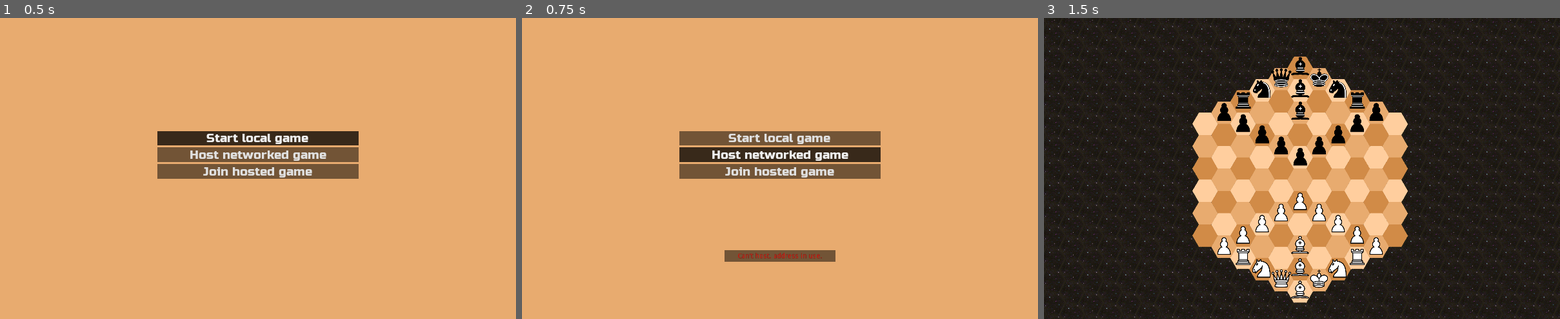
Above: before the commit, frames 1-3 (left to right).
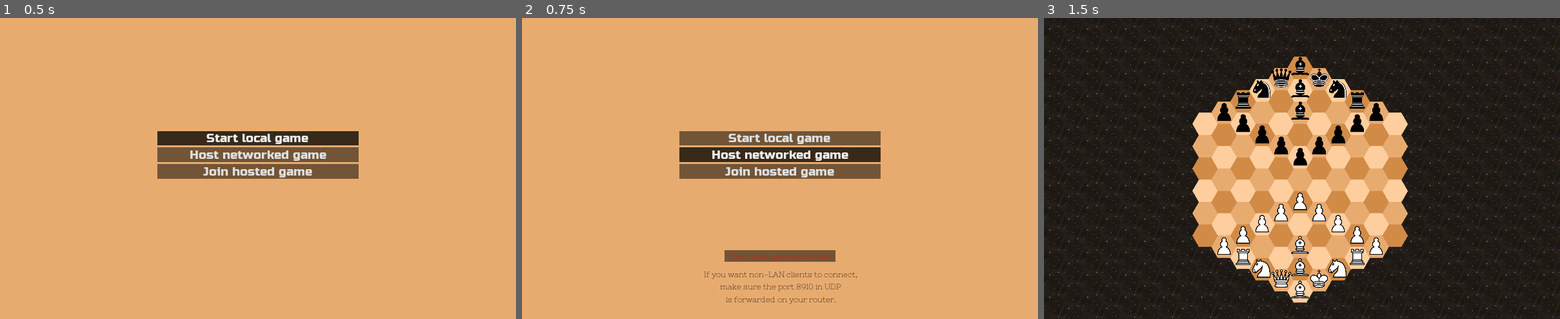
Above: after the commit, the same moments.

Repository: esbudylin/HexChess
Game: Godot game, scene res://menu.tscn
The game is run twice, just before and just after one commit, with the same random seed, the same clock (stepped at 60 frames per second) and the same inputs.
Inputs:
- Up to frame 1 (0.5 s): no input
- Up to frame 2 (0.75 s): click "Host networked game" at 0.5 s
- Up to frame 3 (1.5 s): click "Start local game" at 1.25 s

Frame 1 is identical in both runs. In frame 2, 0.6% of the frame differs, in the area x 35-65%, y 77-96%; in frame 3, nothing differs.

Commit message:
multiplayer funcs

Diff:
--- a/map.tscn
+++ b/map.tscn
@@ -187,10 +187,10 @@
 anchor_top = 0.5
 anchor_right = 0.5
 anchor_bottom = 0.5
-margin_left = -144.0
-margin_top = -35.0
-margin_right = 145.0
-margin_bottom = 27.0
+margin_left = -144.5
+margin_top = -31.0
+margin_right = 144.5
+margin_bottom = 31.0
 size_flags_horizontal = 2
 size_flags_vertical = 2
 custom_styles/panel = ExtResource( 18 )
@@ -383,3 +383,7 @@
 
 [connection signal="pressed" from="HUD/EndGame/TryAgain" to="." method="_on_TryAgain_pressed"]
 [connection signal="pressed" from="HUD/EndGame/Exit" to="." method="_on_Exit_pressed"]
+[connection signal="pressed" from="HUD/DrawOffer/Accept" to="." method="_on_Accept_pressed"]
+[connection signal="pressed" from="HUD/DrawOffer/Decline" to="." method="_on_Decline_pressed"]
+[connection signal="pressed" from="HUD/MenuBox/Draw" to="." method="_on_Draw_pressed"]
+[connection signal="pressed" from="HUD/MenuBox/Surrender" to="." method="_on_Surrender_pressed"]
--- a/menu.tscn
+++ b/menu.tscn
@@ -1,13 +1,29 @@
-[gd_scene load_steps=6 format=2]
+[gd_scene load_steps=12 format=2]
 
 [ext_resource path="res://scr/Menu.gd" type="Script" id=1]
 [ext_resource path="res://fonts/Russo_One.ttf" type="DynamicFontData" id=2]
 [ext_resource path="res://menu_buttons.tres" type="StyleBox" id=3]
 [ext_resource path="res://scr/Lobby.gd" type="Script" id=4]
+[ext_resource path="res://fonts/NixieOne.ttf" type="DynamicFontData" id=5]
 
 [sub_resource type="DynamicFont" id=1]
 size = 25
 font_data = ExtResource( 2 )
+
+[sub_resource type="DynamicFont" id=5]
+font_data = ExtResource( 5 )
+
+[sub_resource type="DynamicFont" id=6]
+font_data = ExtResource( 5 )
+
+[sub_resource type="DynamicFont" id=2]
+font_data = ExtResource( 5 )
+
+[sub_resource type="DynamicFont" id=3]
+font_data = ExtResource( 5 )
+
+[sub_resource type="DynamicFont" id=4]
+font_data = ExtResource( 5 )
 
 [node name="Control" type="Control"]
 anchor_top = 0.5
@@ -19,9 +35,9 @@
 
 [node name="ColorRect" type="ColorRect" parent="."]
 margin_left = -4.0
-margin_top = -3.0
+margin_top = -4.0
 margin_right = 1120.0
-margin_bottom = 621.0
+margin_bottom = 620.0
 color = Color( 0.909804, 0.670588, 0.435294, 1 )
 
 [node name="VBoxContainer" type="VBoxContainer" parent="."]
@@ -86,20 +102,22 @@
 
 [node name="AddressLabel" type="Label" parent="LobbyPanel"]
 margin_left = 10.0
-margin_top = 10.0
-margin_right = 62.0
+margin_top = 5.0
+margin_right = 160.0
 margin_bottom = 24.0
 size_flags_horizontal = 2
 size_flags_vertical = 0
+custom_fonts/font = SubResource( 5 )
 text = "Enter host address"
 
 [node name="Address" type="LineEdit" parent="LobbyPanel"]
 margin_left = 10.0
-margin_top = 30.0
+margin_top = 27.0
 margin_right = 210.0
-margin_bottom = 54.0
+margin_bottom = 56.0
 size_flags_horizontal = 2
 size_flags_vertical = 2
+custom_fonts/font = SubResource( 6 )
 text = "127.0.0.1"
 
 [node name="OkButton" type="Button" parent="LobbyPanel"]
@@ -108,9 +126,13 @@
 anchor_right = 1.0
 anchor_bottom = 0.5
 margin_left = -40.0
-margin_top = 16.0
+margin_top = 18.0
 margin_right = -9.0
-margin_bottom = 36.0
+margin_bottom = 38.0
+custom_styles/hover = ExtResource( 3 )
+custom_styles/pressed = ExtResource( 3 )
+custom_styles/focus = ExtResource( 3 )
+custom_styles/normal = ExtResource( 3 )
 text = "Ok"
 
 [node name="TextPanel" type="Panel" parent="."]
@@ -133,12 +155,13 @@
 anchor_right = 0.5
 anchor_bottom = 0.5
 margin_left = -100.0
-margin_top = -7.0
+margin_top = -9.5
 margin_right = 100.0
-margin_bottom = 7.0
+margin_bottom = 9.5
 size_flags_horizontal = 2
 size_flags_vertical = 0
 custom_colors/font_color = Color( 0, 1, 0.015625, 1 )
+custom_fonts/font = SubResource( 2 )
 align = 1
 
 [node name="StatusFail" type="Label" parent="TextPanel"]
@@ -147,13 +170,35 @@
 anchor_right = 0.5
 anchor_bottom = 0.5
 margin_left = -100.0
-margin_top = -7.0
+margin_top = -9.5
 margin_right = 100.0
-margin_bottom = 7.0
+margin_bottom = 9.5
 size_flags_horizontal = 2
 size_flags_vertical = 0
 custom_colors/font_color = Color( 1, 0, 0, 1 )
+custom_fonts/font = SubResource( 3 )
 align = 1
+
+[node name="PortForward" type="Label" parent="."]
+visible = false
+anchor_left = 0.5
+anchor_top = 1.0
+anchor_right = 0.5
+anchor_bottom = 1.0
+margin_left = -157.5
+margin_top = -99.0
+margin_right = 157.5
+margin_bottom = -30.0
+custom_colors/font_color = Color( 0, 0, 0, 1 )
+custom_constants/line_spacing = 6
+custom_fonts/font = SubResource( 4 )
+text = "If you want non-LAN clients to connect,
+make sure the port 8910 in UDP
+is forwarded on your router."
+align = 1
+__meta__ = {
+"_edit_use_anchors_": false
+}
 
 [connection signal="pressed" from="VBoxContainer/Local" to="." method="_on_Local_pressed"]
 [connection signal="pressed" from="VBoxContainer/Host" to="LobbyPanel" method="_on_Host_pressed"]
--- a/scr/Lobby.gd
+++ b/scr/Lobby.gd
@@ -7,6 +7,7 @@
 var rng = RandomNumberGenerator.new()
 
 onready var address = $Address
+onready var port_forward_label = get_node('/root/Control/PortForward')
 
 onready var status_ok = get_node('/root/Control/TextPanel/StatusOk')
 onready var status_fail = get_node('/root/Control/TextPanel/StatusFail')
@@ -69,6 +70,7 @@
 
 func _on_Host_pressed():
 	text_panel.visible = true
+	port_forward_label.visible = true
 
 	peer = NetworkedMultiplayerENet.new()
 	get_node('/root/PlayersData').peer = peer
--- a/scr/World.gd
+++ b/scr/World.gd
@@ -9,11 +9,9 @@
 var active_piece
 var active_piece_path
 
-var timer = Timer.new()
 onready var peer = get_node('/root/PlayersData').peer
 
 func _ready():
-	$TileMap.place_pieces ()
 	$TileMap.visible = true
 
 	$Camera2D.camera_following($TileMap)
@@ -23,10 +21,26 @@
 
 	get_player_colors()
 	multiplayer_configs ()
-	initial_anouncment ()
-
-	get_tree().connect("network_peer_disconnected", self, "_player_disconnected") #не работает
-	get_tree().connect("server_disconnected", self, "end_game") #работает
+	announcement ('you will play as ' + player_colors[0])
+
+	get_tree().connect("network_peer_disconnected", self, "_player_disconnected")
+	get_tree().connect("server_disconnected", self, "end_game")
+
+	if get_tree().has_network_peer ():
+		$HUD/MenuBox.visible = true
+
+		if get_tree().is_network_server():
+			$TileMap.place_pieces ()
+			var name_list = Array()
+
+			for piece in $TileMap.npc_list:
+				name_list.append (piece.name)
+				piece.name = name_list[-1]
+
+			rpc ('sync_pieces', name_list)
+
+	else:
+		$TileMap.place_pieces ()
 
 func _unhandled_input(event):
 
@@ -43,6 +57,7 @@
 					$HUD/PromotionBox.visible = true
 					$HUD/PromotionBox/Queen.grab_focus()
 					clickable = false
+					$HUD/MenuBox.visible = false
 
 				change_turns()
 
@@ -62,6 +77,8 @@
 					set_possible_moves (str(active_piece.get_path()), clicked_cell)
 
 func _on_TryAgain_pressed():
+	for _i in $TileMap.get_children():
+		print(_i)
 	get_tree().reload_current_scene()
 
 func _on_Promotion_pressed(piece):
@@ -70,25 +87,50 @@
 	$HUD/PromotionBox.visible = false
 
 	if get_tree().has_network_peer ():
+		$HUD/MenuBox.visible = true
 		rpc("sync_promotion", piece)
 
 func _on_Exit_pressed():
 	end_game()
 
-func initial_anouncment():
-	if get_tree().has_network_peer ():
+func _on_Surrender_pressed():
+	game_over(player_colors[0] + ' surrender')
+	rpc ('game_over', player_colors[0] + ' surrender')
+
+func _on_Draw_pressed():
+	clickable = false
+	$HUD/MenuBox.visible = false
+	rpc ('draw_offer')
+
+func _on_Accept_pressed():
+	$HUD/DrawOffer.visible = false
+	game_over('it is a draw')
+	rpc ('game_over', 'it is a draw')
+
+func _on_Decline_pressed():
+	$HUD/DrawOffer.visible = false
+	$HUD/MenuBox.visible = true
+	$HUD/Announcement.visible = false
+	clickable = true
+	rpc ('announcement', 'offer declined')
+
+func announcement(text):
+	if get_tree().has_network_peer ():
+		var timer = Timer.new()
 		$HUD/Announcement.visible = true
-		$HUD/Announcement/Announcement.text = 'you will play as ' + player_colors[0]
+		$HUD/Announcement/Announcement.text = text
 		clickable = false
-		timer.connect("timeout",self,"initial_anouncment_hide")
+		timer.connect("timeout",self,"anouncment_hide")
 		timer.wait_time = 2
 		timer.one_shot = true
 		add_child(timer)
 		timer.start()
 
-func initial_anouncment_hide ():
+func anouncment_hide ():
 	$HUD/Announcement.visible = false
 	clickable = true
+	if $HUD/Announcement/Announcement.text == 'offer declined':
+			$HUD/MenuBox.visible = true
 
 func multiplayer_configs ():
 	rpc_config("player_turn", 1)
@@ -97,7 +139,11 @@
 	rpc_config("draw_possible_moves", 1)
 	rpc_config("sync_npc_die", 1)
 	rpc_config("sync_promotion", 1)
+	rpc_config("sync_pieces", 1)
 	rpc_config("game_over", 1)
+	rpc_config("renew_colors", 1)
+	rpc_config("draw_offer", 1)
+	rpc_config("announcement", 1)
 
 	rset_config("active_piece_path", 1)
 	rset_config("clickable", 1)
@@ -175,6 +221,13 @@
 	piece = get_node(piece_path)
 
 	$TileMap.npc_die (piece)
+
+func sync_pieces (name_list):
+	$TileMap.place_pieces ()
+	var iteration = 0
+	for piece in $TileMap.npc_list:
+		piece.name = name_list[iteration]
+		iteration+=1
 
 func set_possible_moves (piece_path, clicked_cell, double_call = false):
 	var piece
@@ -202,6 +255,7 @@
 
 func game_over (message):
 	clickable = false
+	$HUD/MenuBox.visible = false
 	$HUD/Announcement/Announcement.text = message
 	$HUD/Announcement.visible = true
 	$HUD/EndGame.visible = true
@@ -216,3 +270,10 @@
 func _player_disconnected (_id):
 	get_tree().set_network_peer(null)
 	get_tree().change_scene("res://menu.tscn")
+
+func draw_offer():
+	clickable = false
+	$HUD/MenuBox.visible = false
+	$HUD/DrawOffer.visible = true
+	$HUD/Announcement.visible = true
+	$HUD/Announcement/Announcement.text = 'a draw offered'
Not shown, added: fonts/FREE FONT LICENSE.txt
Binary file added: fonts/NixieOne.ttf
